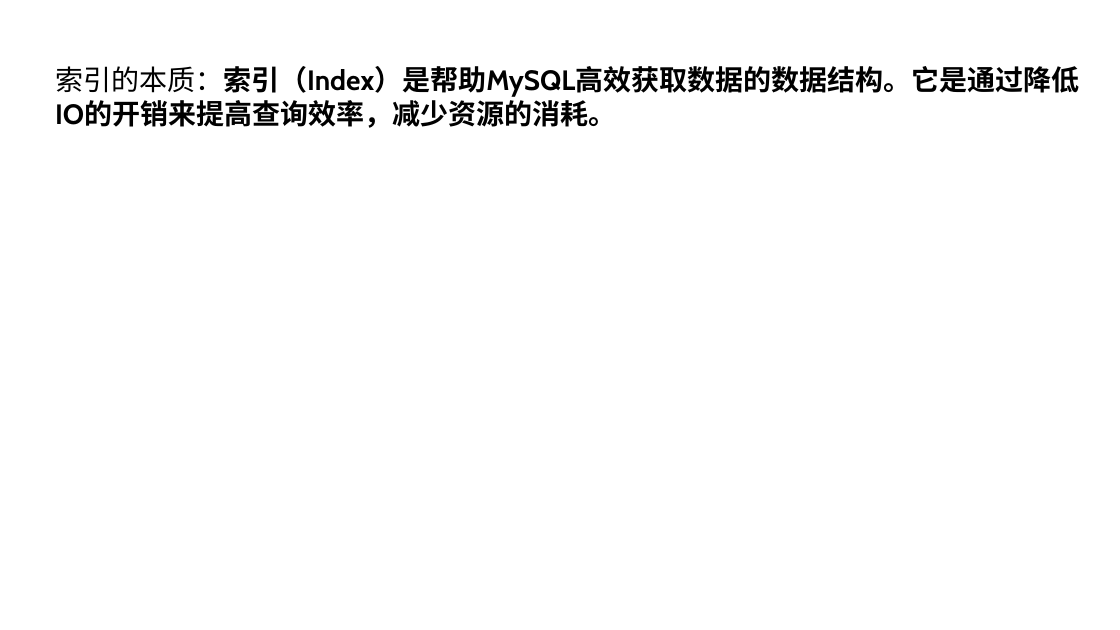
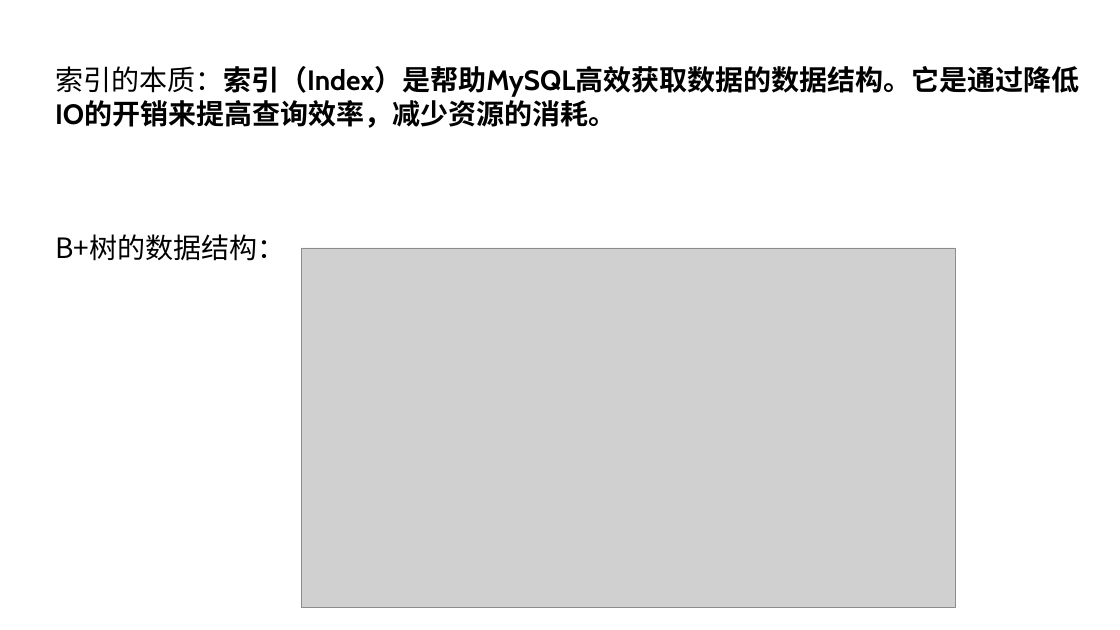
Before and after one commit to ronghuaihai/sharefiles, a slide deck: slide 20 of 数据库演示.pptx (slide 19 before the commit). Drawn at 1120x630 pixels with LibreOffice and Linux fonts; fonts in the diff are those of the drawing; grey boxes stand for pictures; background and template pictures are left out. Boxes give left, top, right and bottom in pixels: in the first picture for what was removed or moved away, otherwise in the second. Text is boxed around its words. In the diff, an @@ line names an element or a change of style, - is before the commit and + after.

```diff
--- a/数据库演示.pptx
+++ b/数据库演示.pptx
@@ text at (55,234,285,261): paragraph added @@
+B+树的数据结构：
@@ picture added at (302,248,955,607) @@
```
Also in this commit, not shown: 4 slides added, 6 other files.
